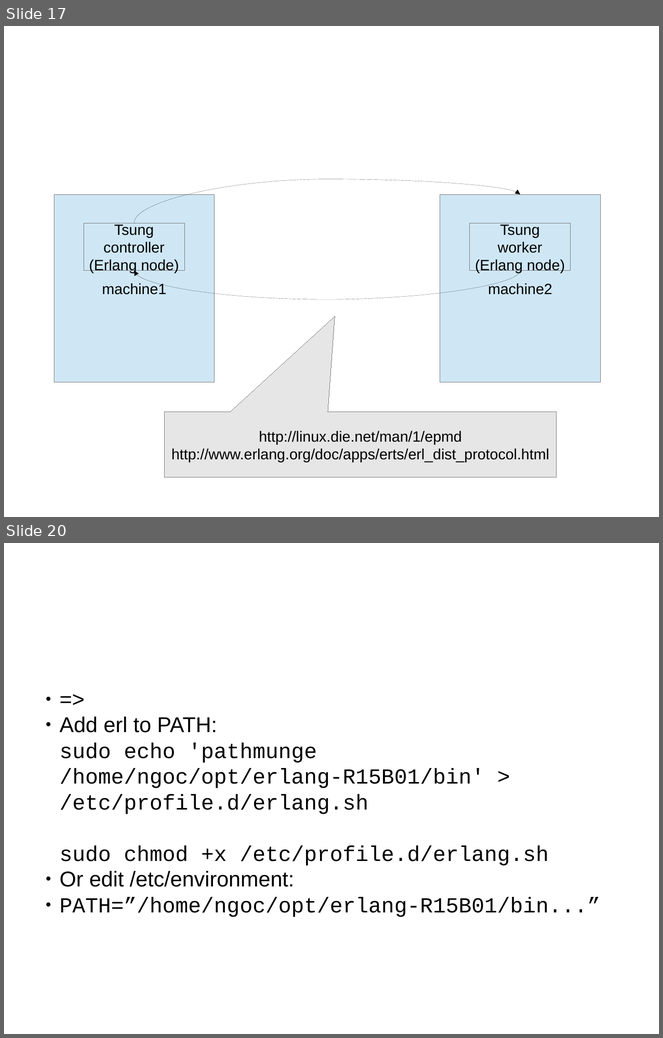
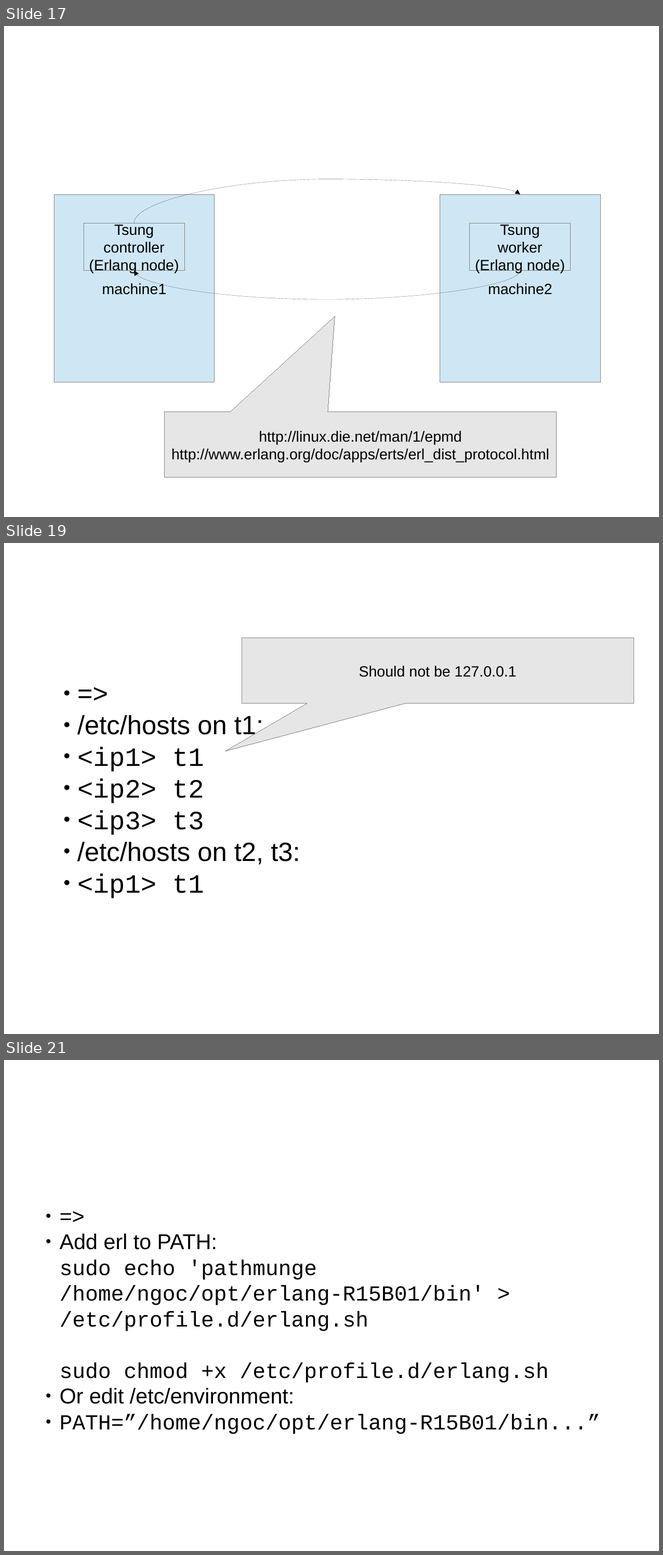
Before and after one commit to ngocdaothanh/tsart, a slide deck: tsung.odp. Shown one above the other, each under a label of ours: slides 17 and 20 before the commit, slides 17, 19 and 21 after it; the slides between them are not shown. The pictures are 663x1038 and 663x1555 pixels, drawn with LibreOffice and Linux fonts; fonts in the diff are those of the drawing. Boxes give left, top, right and bottom in pixels: in the first picture for what was removed or moved away, otherwise in the second. Text is boxed around its words. In the diff, an @@ line names an element or a change of style, - is before the commit and + after.

```diff
--- a/tsung.odp
+++ b/tsung.odp
@@ slide 19 added at (4, 543, 659, 1034), background #FFFFFF @@
@@ speech box added at (242, 638, 634, 704), fill #E6E6E6, outline #808080 0 pt, 18 pt, text #000000 @@
+Should not be 127.0.0.1
@@ text added at (77, 715, 300, 899), 32 pt, text #000000 @@
+● =>
+● /etc/hosts on t1:
+● <ip1> t1
+● <ip2> t2
+● <ip3> t3
+● /etc/hosts on t2, t3:
+● <ip1> t1
@@ what was slide 20 is now slide 21 @@
```
Also in this commit, not shown: 3 slides changed.
